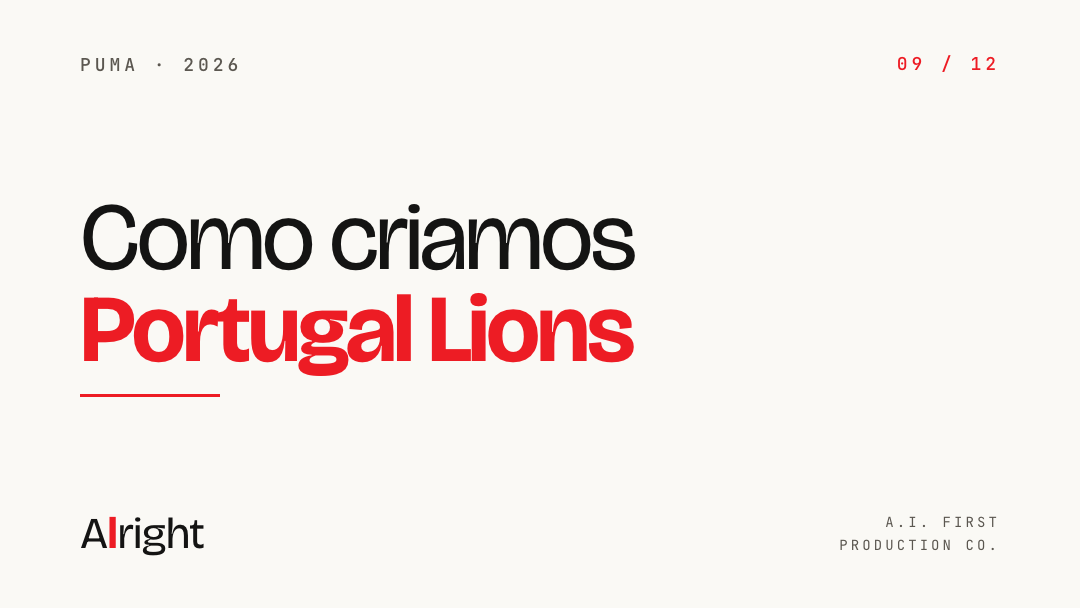
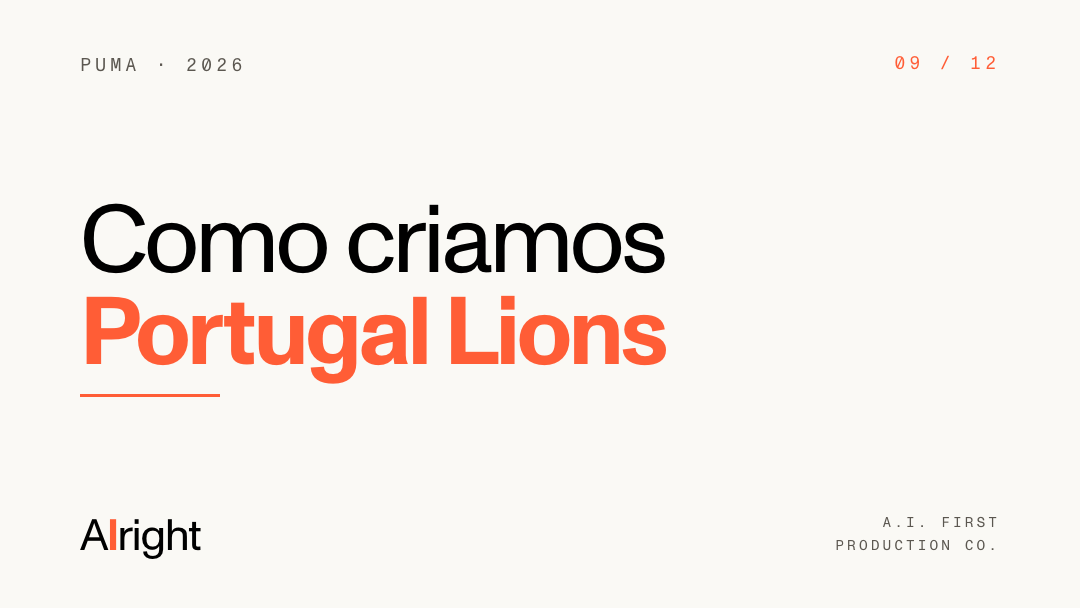
Before/after of a w=1080, h=608 layered artwork. What changed in the layer stack:
painted on "Brand · decor" over [80, 394, 220, 397]
